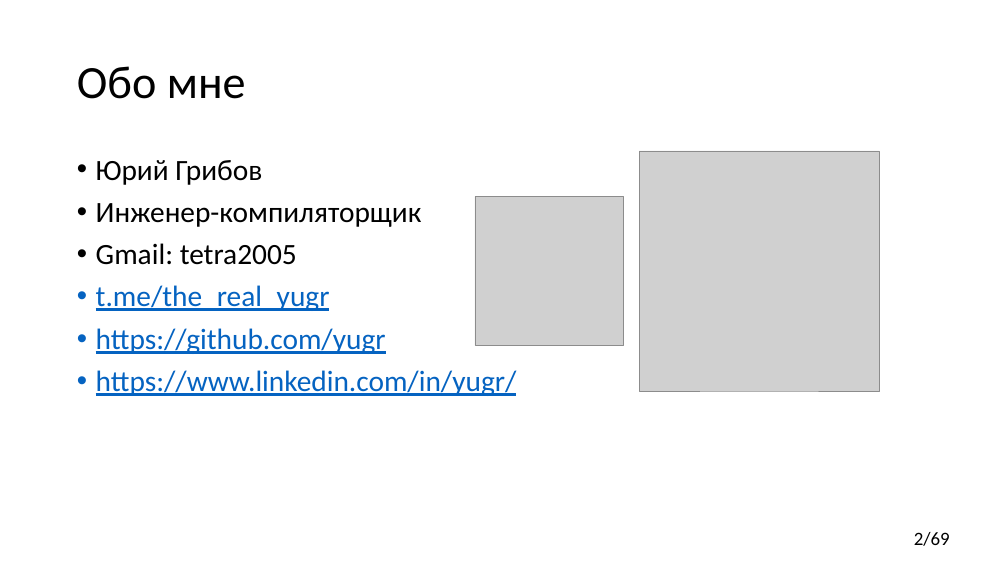
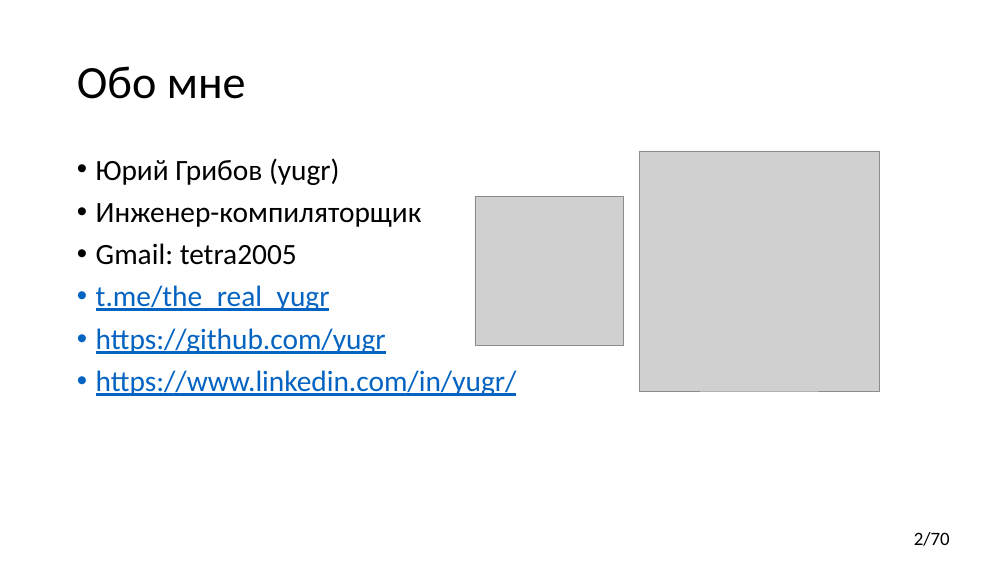
Before and after one commit to yugr/CppRussia, a slide deck: slide 2 of 2024/RU.pptx. Drawn at 1008x567 pixels with LibreOffice and Linux fonts; fonts in the diff are those of the drawing; grey boxes stand for pictures. Boxes give left, top, right and bottom in pixels: in the first picture for what was removed or moved away, otherwise in the second. Text is boxed around its words. In the diff, an @@ line names an element or a change of style, - is before the commit and + after.

```diff
--- a/2024/RU.pptx
+++ b/2024/RU.pptx
@@ text at bbox=[96, 158, 340, 185]: text changed @@
-• Юрий Грибов
+• Юрий Грибов (yugr)
@@ page number at bbox=[914, 532, 950, 546]: text changed @@
-2/69
+2/70
```
Also in this commit, not shown: 9 other slides changed, 1 slide added.
